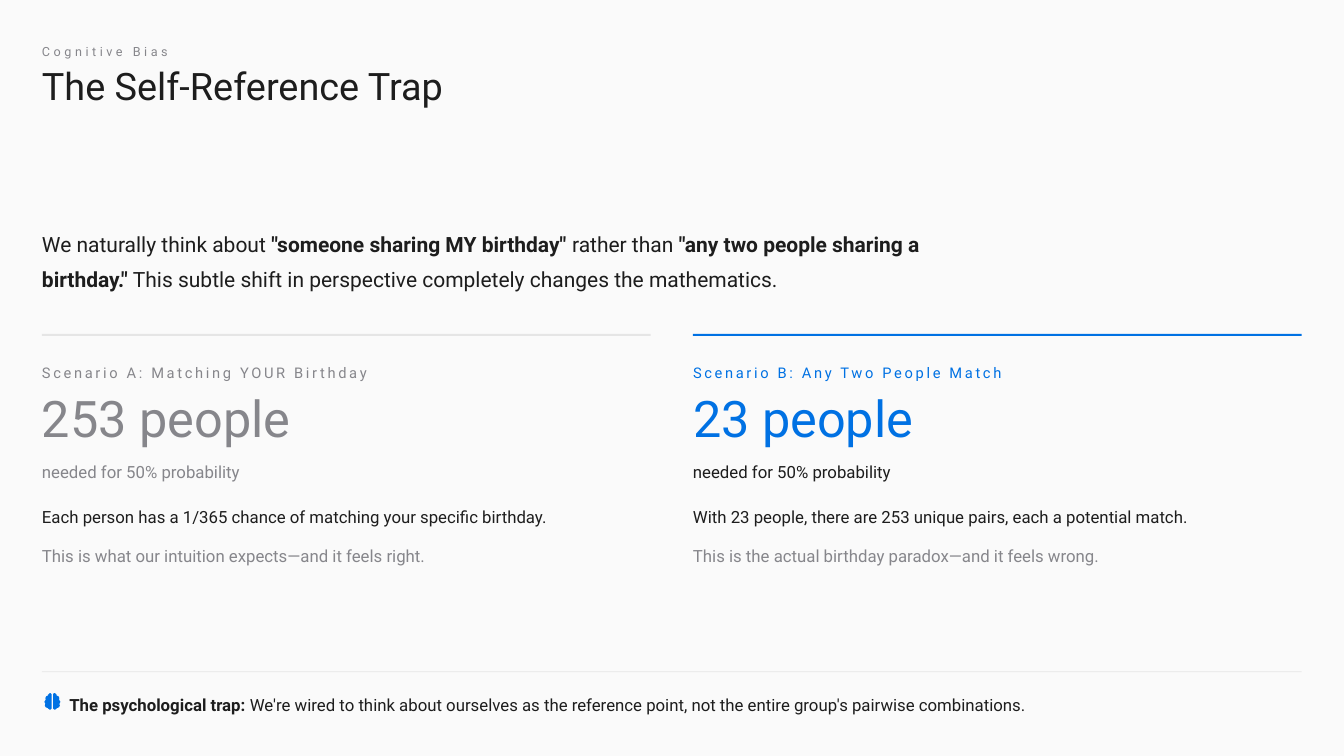
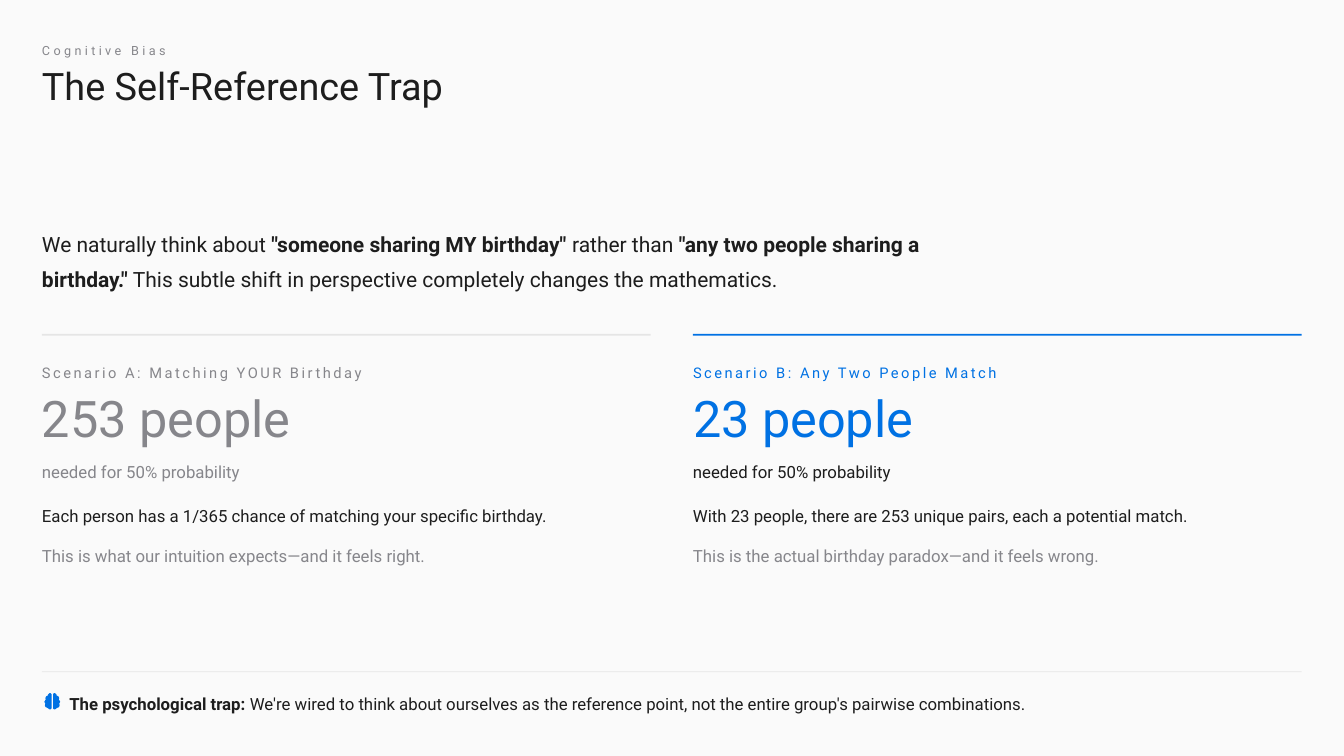
Before and after one commit to mrwwk/DeskCraft, a slide deck: slide 12 of assets/libreoffice_impr_njc/456c4488-c4c4-475f-b671-0556dac8696a/The Birthday Paradox.pptx. Drawn at 1344x756 pixels with LibreOffice and Linux fonts; fonts in the diff are those of the drawing. Boxes give left, top, right and bottom in pixels: in the first picture for what was removed or moved away, otherwise in the second. Text is boxed around its words. In the diff, an @@ line names an element or a change of style, - is before the commit and + after.

```diff
--- a/assets/libreoffice_impr_njc/456c4488-c4c4-475f-b671-0556dac8696a/The Birthday Paradox.pptx
+++ b/assets/libreoffice_impr_njc/456c4488-c4c4-475f-b671-0556dac8696a/The Birthday Paradox.pptx
@@ text "Cognitive Bias" at (x1=42, y1=46, x2=165, y2=58): letter spacing 2.5 to 2.4 pt @@
@@ text "Scenario A: Matching YOUR Birthday" at (x1=42, y1=367, x2=361, y2=381): letter spacing 1.9 to 1.8 pt @@
@@ text "Scenario B: Any Two People ..." at (x1=693, y1=367, x2=996, y2=381): letter spacing 1.9 to 1.8 pt @@
```
Also in this commit, not shown: 15 other slides changed, 52 other files.
